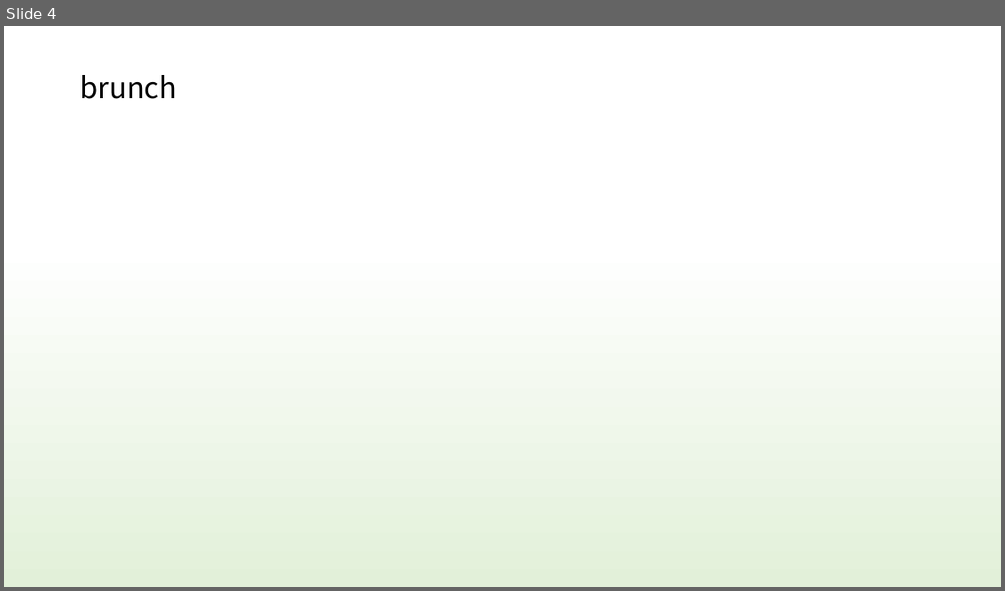
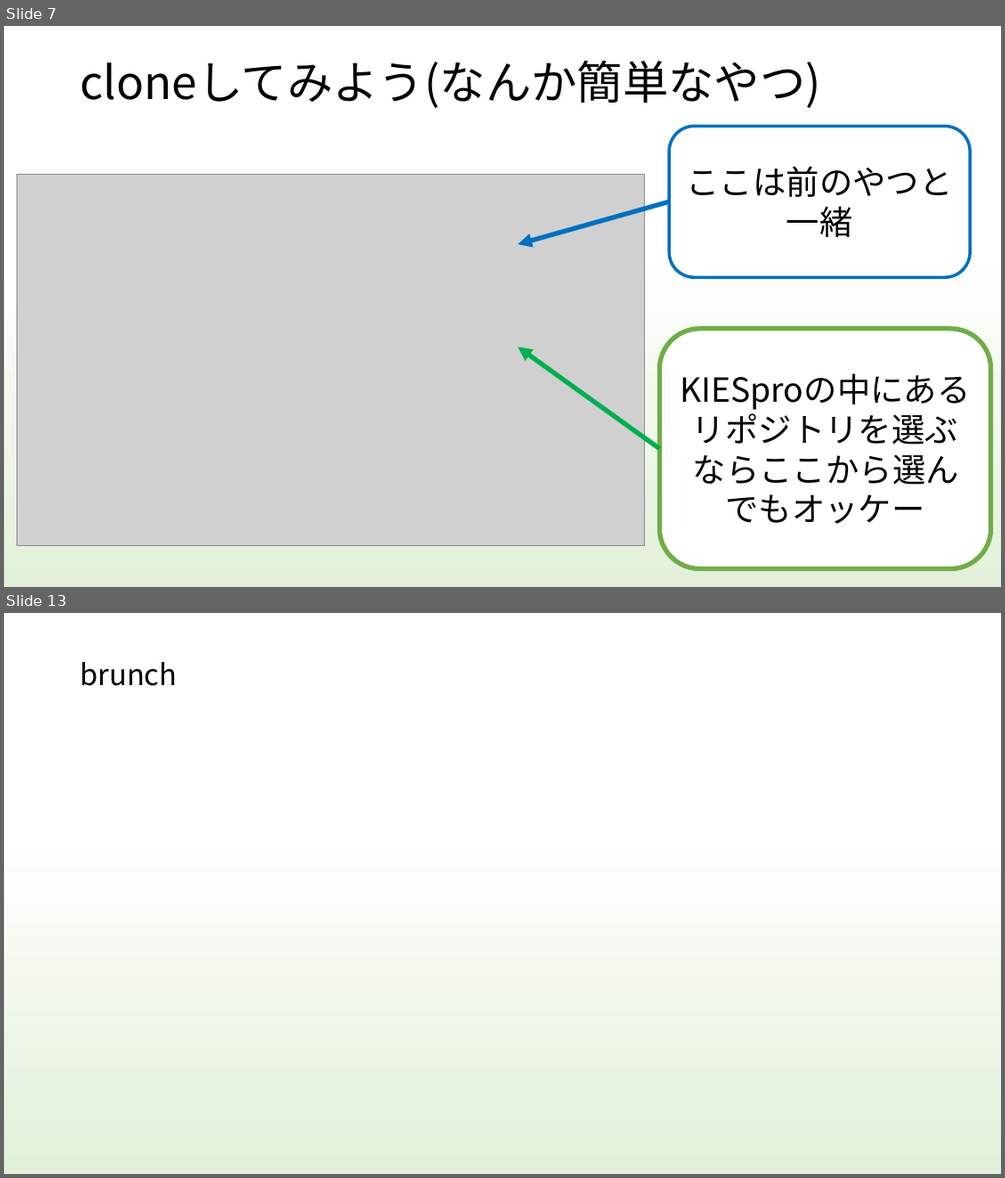
Before and after one commit to kiesproject/git-VR-study, a slide deck: 勉強会資料/H30VRStudy_Document/git_study.pptx. Shown one above the other, each under a label of ours: slide 4 before the commit, slides 7 and 13 after it; the slides between them are not shown. The pictures are 1005x591 and 1005x1178 pixels, drawn with LibreOffice and Linux fonts; fonts in the diff are those of the drawing; grey boxes stand for pictures. Boxes give left, top, right and bottom in pixels: in the first picture for what was removed or moved away, otherwise in the second. Text is boxed around its words. In the diff, an @@ line names an element or a change of style, - is before the commit and + after.

```diff
--- a/勉強会資料/H30VRStudy_Document/git_study.pptx
+++ b/勉強会資料/H30VRStudy_Document/git_study.pptx
@@ slide 7 added at (4,26,1001,587), background gradient #FFFFFF to #E2F0D9 to #BDBCBC @@
@@ title added at (80,60,821,108), 44 pt, text #000000 @@
+cloneしてみよう(なんか簡単なやつ)
@@ rounded rectangle added at (670,127,971,277), fill #FFFFFF, outline #0070C0 3 pt, 32 pt, text #000000 @@
+ここは前のやつと一緒
@@ picture added at (16,174,645,545) @@
@@ arrow added from (670, 201) to (518, 244), #0070C0 4.5 pt @@
@@ rounded rectangle added at (660,329,991,569), fill #FFFFFF, outline #70AD47 4.5 pt, 32 pt, text #000000 @@
+KIESproの中にあるリポジトリを選ぶならここから選んでもオッケー
@@ arrow added from (660, 449) to (518, 346), #00B050 4.5 pt @@
@@ what was slide 4 is now slide 13 @@
```
Also in this commit, not shown: 2 slides changed, 9 other slides added, 1 slide removed.
